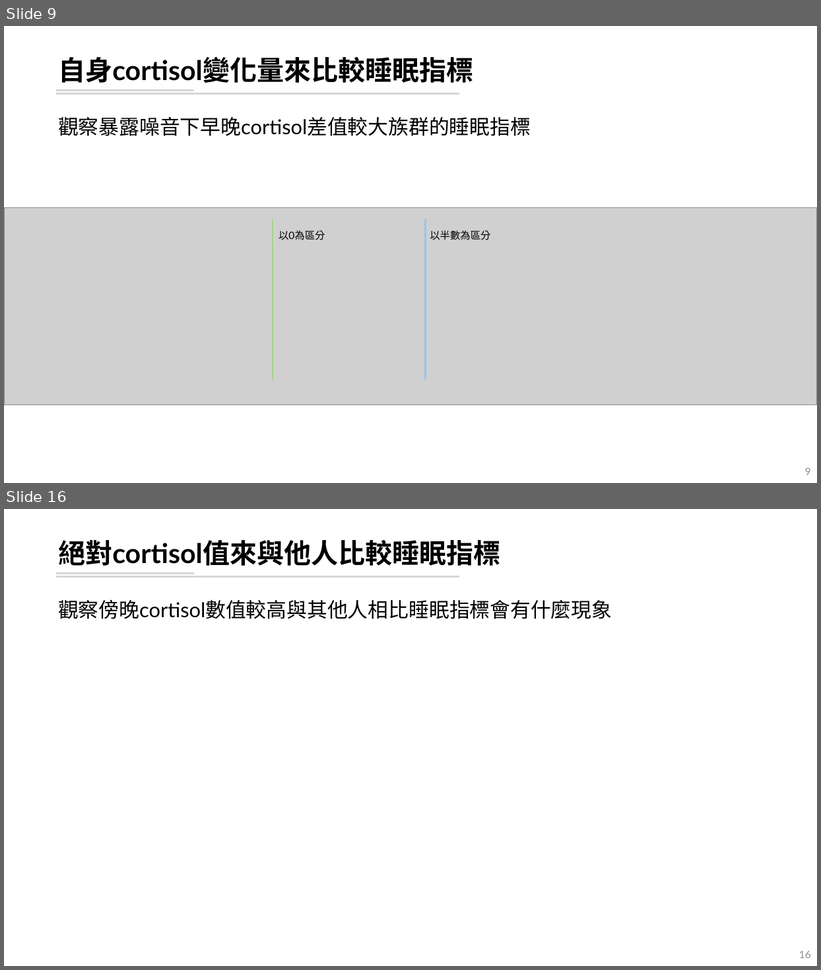
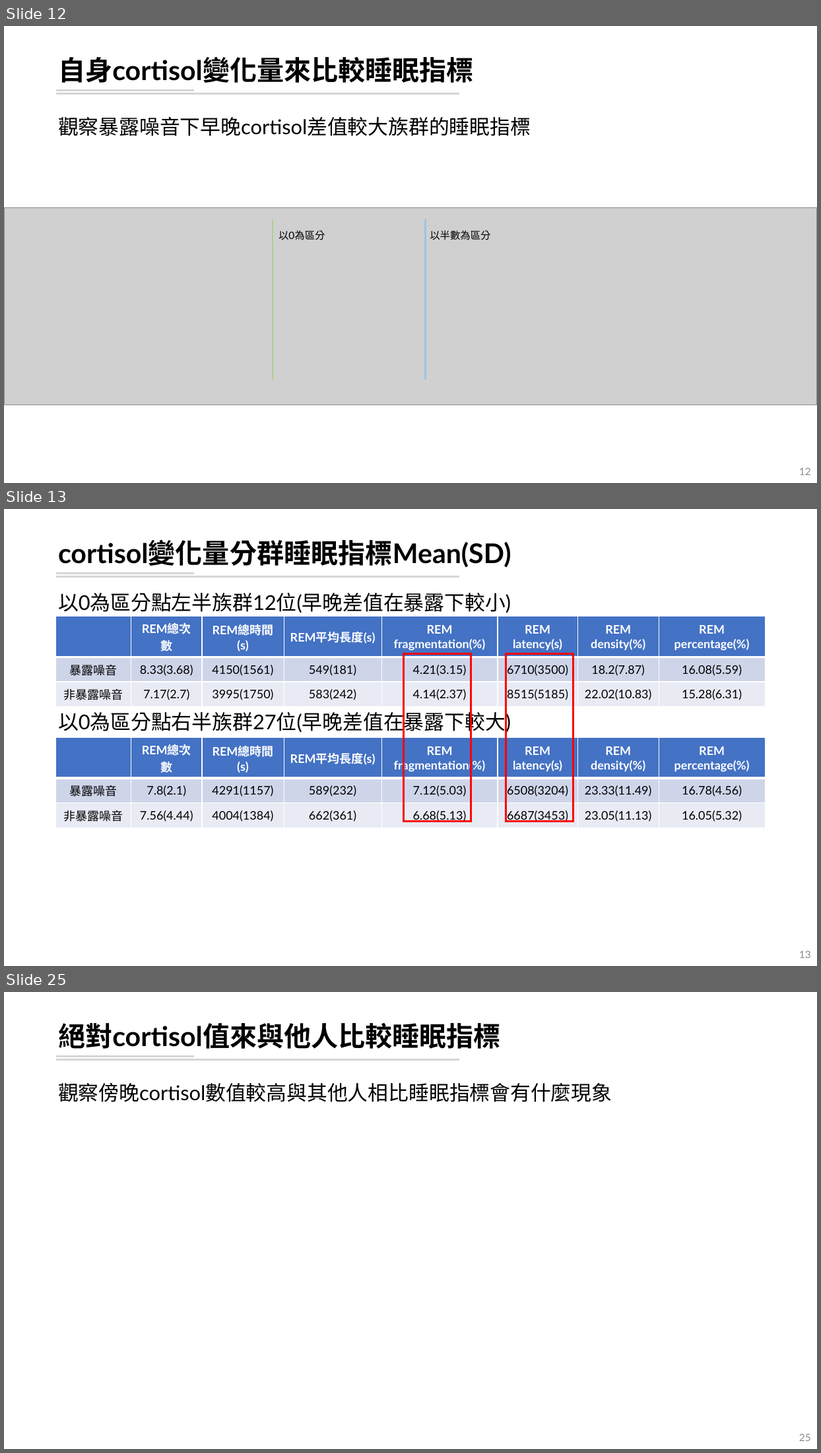
Before and after one commit to leooel97895750/REM_DataMining, a slide deck: 20210804_REM分析.pptx. Shown one above the other, each under a label of ours: slides 9 and 16 before the commit, slides 12, 13 and 25 after it; the slides between them are not shown. The pictures are 821x970 and 821x1453 pixels, drawn with LibreOffice and Linux fonts; fonts in the diff are those of the drawing; grey boxes stand for pictures. Boxes give left, top, right and bottom in pixels: in the first picture for what was removed or moved away, otherwise in the second. Text is boxed around its words. In the diff, an @@ line names an element or a change of style, - is before the commit and + after.

```diff
--- a/20210804_REM分析.pptx
+++ b/20210804_REM分析.pptx
@@ slide 13 added at (4, 509, 817, 966), background #FFFFFF; not listed: 2 template elements that a slide beside it also shows @@
@@ title added at (58, 540, 511, 568), 32 pt, text #000000, bold @@
+cortisol變化量分群睡眠指標Mean(SD)
@@ text added at (58, 593, 511, 613), 24 pt, text #000000 @@
+以0為區分點左半族群12位(早晚差值在暴露下較小)
@@ table added at (56, 617, 764, 703), 3 rows, 8 columns @@
+ | REM總次數 | REM總時間(s) | REM平均長度(s) | REM fragmentation(%) | REM latency(s) | REM density(%) | REM percentage(%)
+暴露噪音 | 8.33(3.68) | 4150(1561) | 549(181) | 4.21(3.15) | 6710(3500) | 18.2(7.87) | 16.08(5.59)
+非暴露噪音 | 7.17(2.7) | 3995(1750) | 583(242) | 4.14(2.37) | 8515(5185) | 22.02(10.83) | 15.28(6.31)
@@ rectangle added at (403, 654, 471, 822), outline #FF0000 2.25 pt @@
@@ rectangle added at (506, 654, 573, 821), outline #FF0000 2.25 pt @@
@@ text added at (58, 709, 511, 735), 24 pt, text #000000 @@
+以0為區分點右半族群27位(早晚差值在暴露下較大)
@@ table added at (56, 738, 764, 825), 3 rows, 8 columns @@
+ | REM總次數 | REM總時間(s) | REM平均長度(s) | REM fragmentation(%) | REM latency(s) | REM density(%) | REM percentage(%)
+暴露噪音 | 7.8(2.1) | 4291(1157) | 589(232) | 7.12(5.03) | 6508(3204) | 23.33(11.49) | 16.78(4.56)
+非暴露噪音 | 7.56(4.44) | 4004(1384) | 662(361) | 6.68(5.13) | 6687(3453) | 23.05(11.13) | 16.05(5.32)
@@ page number added at (799, 951, 811, 958), 12 pt, text #8C8C8C @@
+13
@@ what was slide 9 is now slide 12 @@
@@ page number at (799, 468, 811, 475): text changed @@
-9
+12
@@ what was slide 16 is now slide 25 @@
@@ page number at (799, 1434, 811, 1441): text changed @@
-16
+25
```
Also in this commit, not shown: 6 slides changed, 9 other slides added, 3 slides removed, 5 other files.
